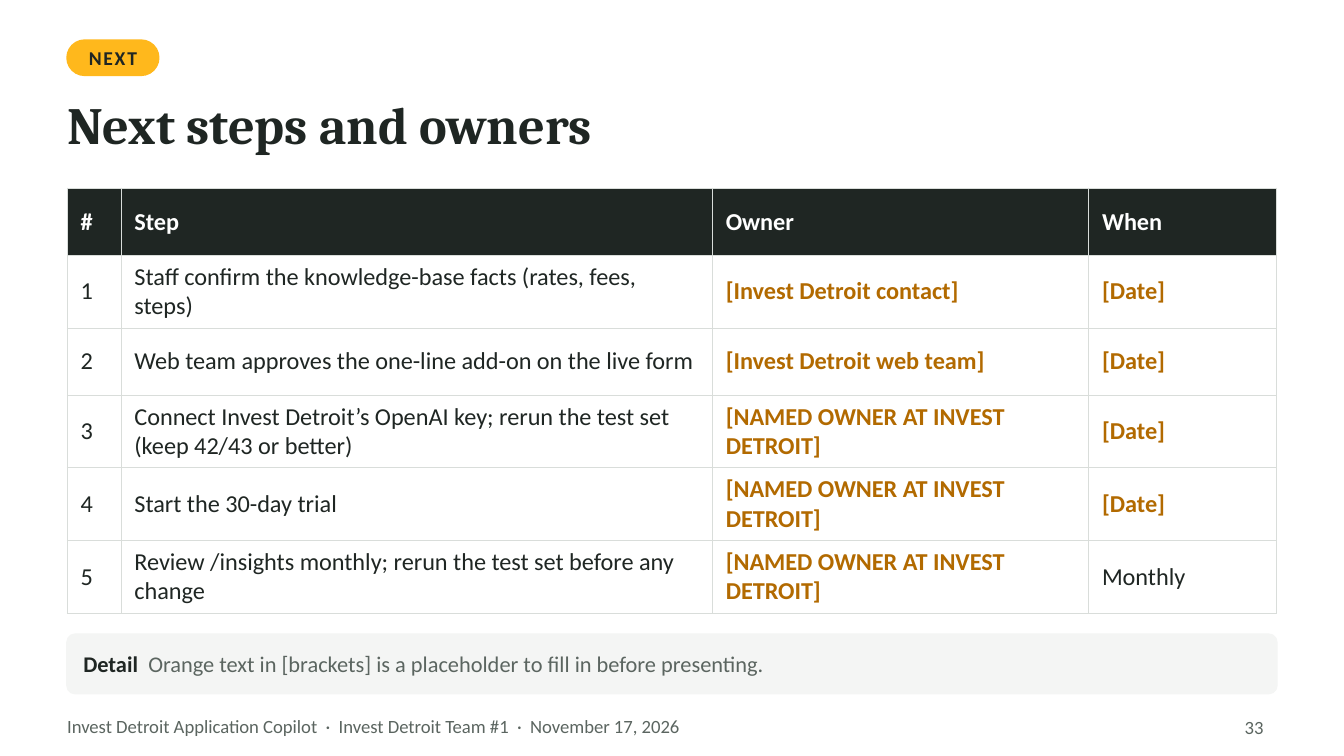
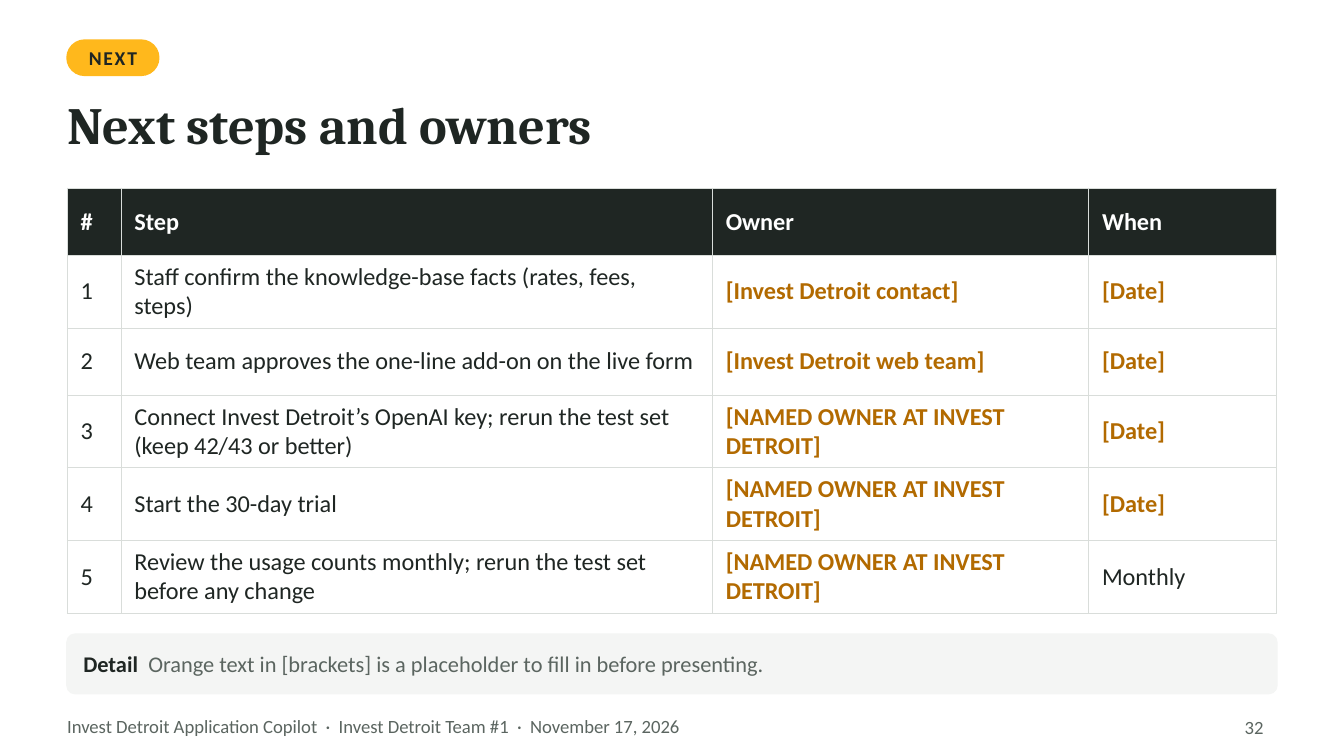
Before and after one commit to Ross-Business-Tech/Invest-Detroit-Project-1, a slide deck: slide 32 of docs/slides/Invest-Detroit-Copilot-Client-Deck.pptx (slide 33 before the commit). Drawn at 1344x756 pixels with LibreOffice and Linux fonts; fonts in the diff are those of the drawing. Boxes give left, top, right and bottom in pixels: in the first picture for what was removed or moved away, otherwise in the second. Text is boxed around its words. In the diff, an @@ line names an element or a change of style, - is before the commit and + after.

```diff
--- a/docs/slides/Invest-Detroit-Copilot-Client-Deck.pptx
+++ b/docs/slides/Invest-Detroit-Copilot-Client-Deck.pptx
@@ table at box(67, 188, 1277, 607) @@
-row 6, column 2: Review /insights monthly; rerun the test set before any change
+row 6, column 2: Review the usage counts monthly; rerun the test set before any change
@@ page number at box(1245, 722, 1264, 734): text changed @@
-33
+32
```
Also in this commit, not shown: 7 other slides changed, 1 slide removed, 30 other files.
